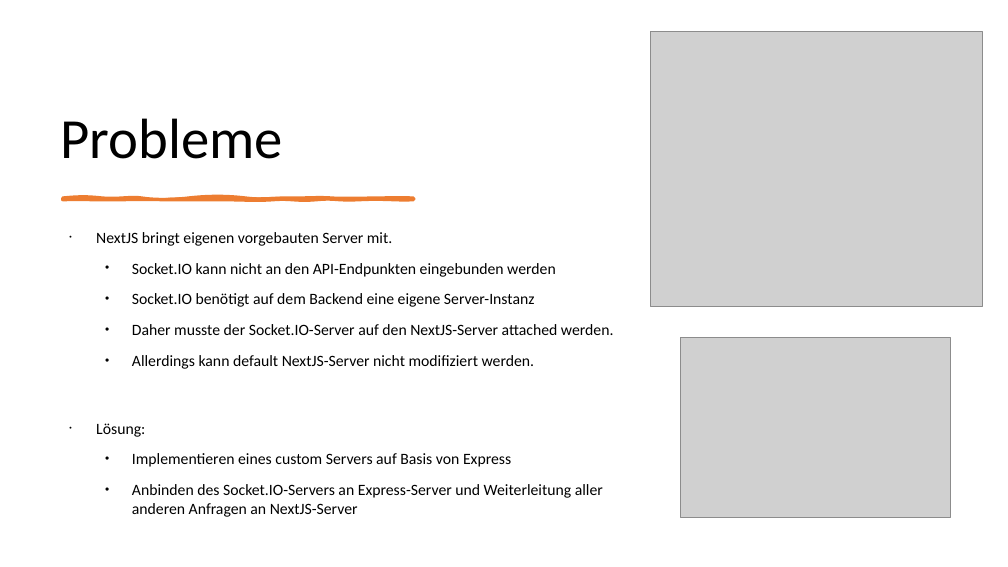
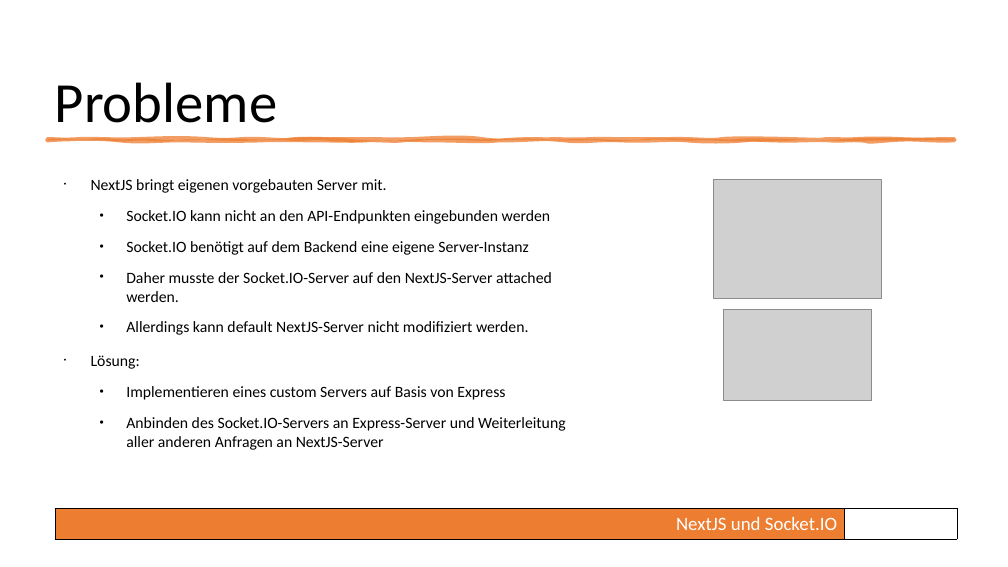
Before and after one commit to RocordJavaScript2023/realtime, a slide deck: slide 16 of presentation/realtime.pptx. Drawn at 1008x567 pixels with LibreOffice and Linux fonts; fonts in the diff are those of the drawing; grey boxes stand for pictures. Boxes give left, top, right and bottom in pixels: in the first picture for what was removed or moved away, otherwise in the second. Text is boxed around its words. In the diff, an @@ line names an element or a change of style, - is before the commit and + after.

Commit message:
edited powerpoint

```diff
--- a/presentation/realtime.pptx
+++ b/presentation/realtime.pptx
@@ title "Probleme": place and size @@
-title "Probleme" at (60, 118, 282, 159)
+title "Probleme" at (55, 82, 277, 123)
@@ freeform shape added at (48, 139, 955, 141), fill #ED7D31 at 75% opacity, outline #ED7D31 3.5 pt @@
@@ text "NextJS bringt eigenen vorgebauten Server ..." rewrapped from (96, 232, 614, 517) to (91, 179, 566, 450) @@
@@ freeform shape removed at (63, 198, 414, 200) @@
@@ picture: place and size @@
-picture at (650, 32, 982, 306)
+picture at (714, 180, 882, 299)
@@ picture: place and size @@
-picture at (681, 337, 951, 517)
+picture at (724, 309, 872, 400)
@@ table added at (55, 508, 953, 539), 1 rows, 8 columns @@
+ |  |  |  |  |  | NextJS und Socket.IO | 
```
Also in this commit, not shown: 16 other slides changed.
